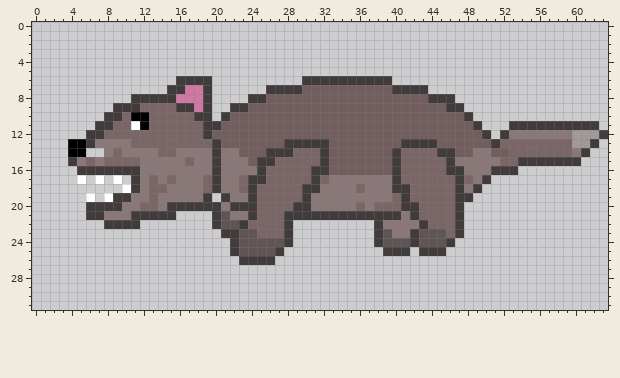
A pixel-art sprite gets an edit: Assets/Sprites/Enemies/Wolf/WolfLunge1.png. That is the earlier state.
The file is 64x32 pixels. Colours within 5 levels of each other are drawn and written as one.
The result:
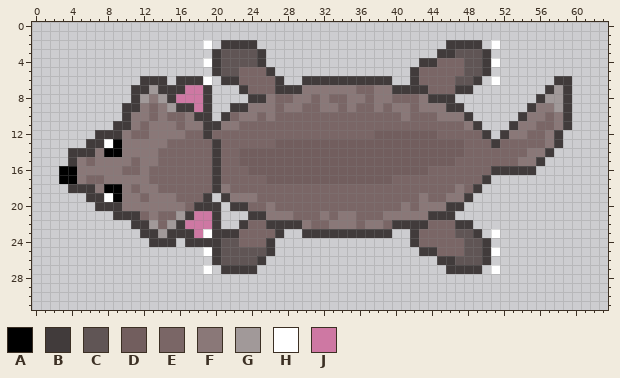
Palette (. is transparent): A #000000  B #413b3b  C #605555  D #725e5e  E #7a6666  F #8a7878  G #a19999  H #ffffff  J #ce78a3
The edit:
y 2: x 19 . -> H; x 21..24 .... -> BBBB; x 46..49 .... -> BBBB; x 51 . -> H
y 3: x 20..25 ...... -> BCCCCB; x 45..50 ...... -> BBCCCB
y 4: x 19..25 ....... -> HBCCCCB; x 43..51 ......... -> BBEEECCBH
y 5: x 20..26 ....... -> BCCEEEB; x 42..50 ......... -> BEEEEECCB
y 6: x 12..14 ... -> BBB; x 19 B -> H; x 21..27 ....... -> BBEEEEB; x 42..49 ........ -> BEEEECCB; x 51 . -> H; x 58..59 .. -> BB
y 7: x 11..14 .... -> BBGB; x 23..26 ...B -> BEEE; x 30..39 DDDDDDDDDD -> FFFFFFEEFF; x 44..48 ..... -> EEEBB; x 57..59 ... -> BGB
y 8: x 12..14 BBB -> GFG; x 26..43 DDDDDDDDDDDDDDDDDD -> FEEFFEFEEFFEFFEEEF; x 56..59 .... -> BGGB
y 9: x 9 B -> .; x 12 E -> F; x 14..15 EE -> FG; x 24..45 DDDDDDDDDDDDDDDDDDDDDD -> FFFEFFEEFFEFEEFEFFEFFF; x 55..59 ..... -> BFFGB
y 10: x 8..12 BBEAA -> ..BFF; x 14 E -> F; x 17 E -> F; x 22..47 DDDDDDDDDDDDDDDDDDDDDDDDDD -> EFFEFEEEEEEEEEEEEEEFEEEFFF; x 54..59 ...... -> BFFEFB
y 11: x 7..15 BBEEHAEEE -> ..BBFEFFF; x 17..18 EE -> FF; x 21..48 DDDDDDDDDDDDDDDDDDDDDDDDDDDD -> FFEEEEEEEEEEEEEEEEEEEEEEEEEF; x 54..58 BBBBB -> FFEEF; x 60..62 BBB -> ...
y 12: x 6 B -> .; x 8..10 EEE -> BBF; x 13..16 EEEE -> FFFF; x 20..37 DDDDDDDDDDDDDDDDDD -> EEEEEEEEEEEEEEEEEE; x 45..49 DDDDD -> EEEEE; x 55..56 FF -> EE; x 58..63 FFGGGB -> B.....
y 13: x 4..5 AA -> ..; x 7..9 FFF -> BHA; x 11..14 EEEE -> FFFF; x 21..26 DDDDDD -> EEEEEE; x 28..32 BBBBB -> DDDDD; x 41..44 BBBB -> DDDD; x 48..50 DDD -> EEE; x 57..62 EEEGGB -> FB....
y 14: x 4..9 AA..FE -> BBBFAA; x 16..19 FFFF -> EEEE; x 21..22 FF -> EE; x 26..32 BBBEEEB -> DDDDDDD; x 40..46 BEEEEBB -> DDDDDDD; x 48..52 DFFDD -> EEEEE; x 55..61 EEEEEFB -> FFB....
y 15: x 8..10 EEE -> FFF; x 14..16 FFF -> EEE; x 18..19 FF -> EE; x 21..23 FFF -> EED; x 25..32 BBEEEEEB -> DDDDDDDD; x 40..51 BEEEEEBFFFFF -> DDDDDDDEEEEE; x 54..55 BB -> FF; x 57..60 BBBB -> ....
y 16: x 3..11 ..BBBBBBB -> AAFFFFFEE; x 13..19 FFFFFFF -> EEEEEEE; x 21..32 FFFFBEEEEEBB -> EEEDDDDDDDDD; x 40..43 BEEE -> DDDD; x 46..50 BBFFF -> EEEEE; x 54..55 .. -> BB
y 17: x 3..11 ..H.H.H.B -> AAFEEFFFF; x 14 F -> E; x 16..18 FFF -> EEE; x 21..22 FF -> EE; x 24..40 BBEEEEEBEFFFFFFFB -> EEDDDDDDDDDDDDDDE; x 47 B -> E; x 49 F -> E
y 18: x 4..11 ......HB -> BBBFAAFE; x 13 E -> F; x 15..18 FFFF -> EEEE; x 22 F -> E; x 24 B -> E; x 30..35 BBFFFF -> EEEEEE; x 37..41 FFFBB -> EEEEE; x 47..48 BF -> FE
y 19: x 6..7 H. -> BB; x 9..10 BB -> AF; x 12..13 FE -> EF; x 16..18 FFF -> EEE; x 24 B -> F; x 30..39 BFFFFFFFFF -> EEEEEEEEEE; x 41 B -> E; x 43 E -> F; x 46..47 EB -> FF
y 20: x 6 B -> .; x 12..13 EE -> FF; x 15..17 BBB -> FFE; x 21 F -> .; x 24 B -> E; x 26 E -> F; x 29..35 BBFFFFF -> EEEEEEE; x 37 F -> E; x 41..46 BBEEEE -> FEFFFB
y 21: x 6..10 BBFFF -> ...BB; x 12..19 BBBB.... -> EFEEGBJJ; x 21..23 CFF -> ...; x 25..40 EEEBBBBBBBBBBBBB -> BFFFEEEFEFFEEEFF; x 42..47 BEEEEB -> FFBBB.
y 22: x 8..10 BBB -> ...; x 12..19 ........ -> BGEGBJJJ; x 21..22 CC -> ..; x 26..27 EE -> BB; x 29..42 .........BFFFF -> BFEEFFFEFFEBBB; x 48 . -> B
y 23: x 12..20 ......... -> BBGBBBJHB; x 23..24 CC -> EE; x 27..28 EB -> B.; x 30..37 ........ -> BBBBBBBB; x 39..41 CFF -> B..; x 43..45 CCC -> EEE; x 47..49 B.. -> CCB; x 51 . -> H
y 24: x 13..15 ... -> BBB; x 17..28 .....BCCCCCB -> BBBBCCEEEB..; x 38..41 BCCC -> ....; x 43..50 CCCB.... -> EEEEECCB
y 25: x 19..22 ...B -> HBCC; x 26..27 CB -> B.; x 39..41 BBB -> ...; x 45..51 B...... -> EEECCBH
y 26: x 20..24 ...BB -> BCCCC; x 26 B -> .; x 45..50 ...... -> BBCCCB
y 27: x 19 . -> H; x 21..24 .... -> BBBB; x 46..49 .... -> BBBB; x 51 . -> H
Changed places in both pictures, as pixel boxes (x1, y1, x2, y2):
changed: (59, 40, 608, 274)
